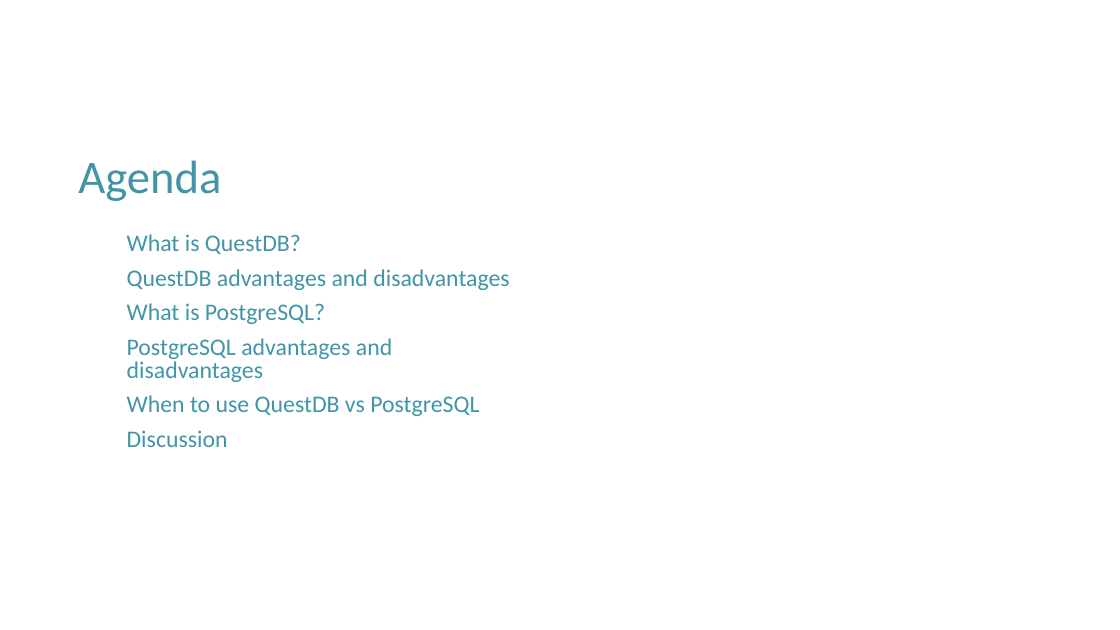
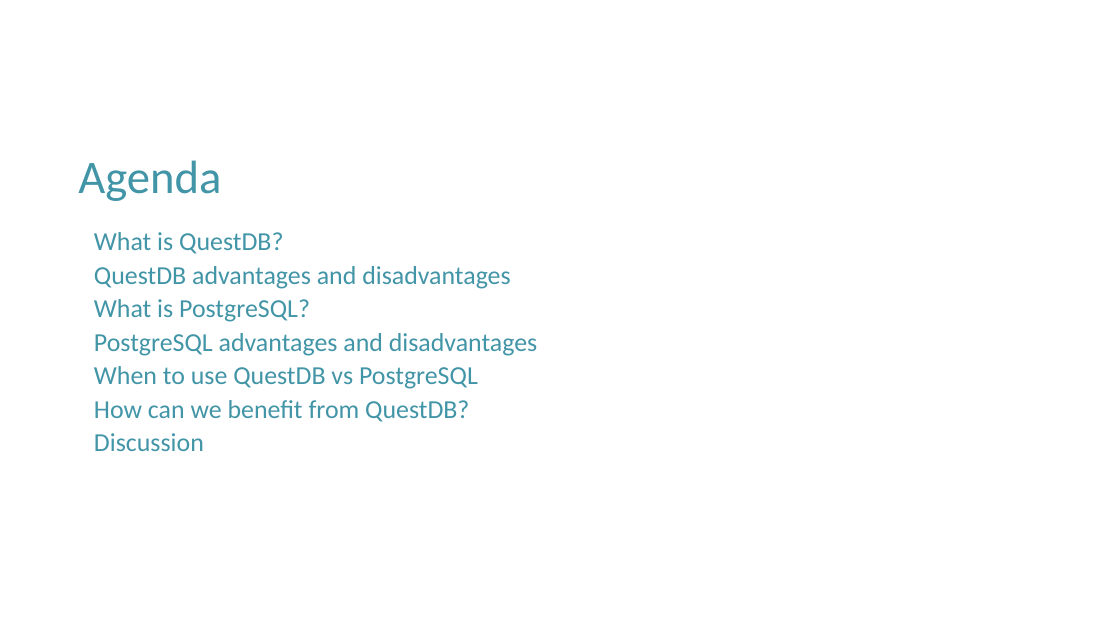
Before and after one commit to hunghpham/MVP-Application-Sensor-Telemetry-System, a slide deck: slide 2 of Power Point Slides/QuestDB vs PosgreSQL.pptx. Drawn at 1120x630 pixels with LibreOffice and Linux fonts; fonts in the diff are those of the drawing; background and template pictures are left out. Boxes give left, top, right and bottom in pixels: in the first picture for what was removed or moved away, otherwise in the second. Text is boxed around its words. In the diff, an @@ line names an element or a change of style, - is before the commit and + after.

```diff
--- a/Power Point Slides/QuestDB vs PosgreSQL.pptx
+++ b/Power Point Slides/QuestDB vs PosgreSQL.pptx
@@ text "What is QuestDB?": place and size @@
-text "What is QuestDB?" at [127, 234, 509, 416]
+text "What is QuestDB?" at [94, 232, 538, 451]
@@ text at [94, 232, 538, 451]: size 20.4 to 22.2 pt in "What is QuestDB?", "QuestDB advantages and disadvantages", "What is PostgreSQL?", "PostgreSQL advantages and disadvantages" and 2 more places; line spacing 0.8 to 0.7 @@
@@ text at [94, 400, 469, 422]: paragraph added @@
+How can we benefit from QuestDB?
```
Also in this commit, not shown: 1 slide added, 4 other files.
